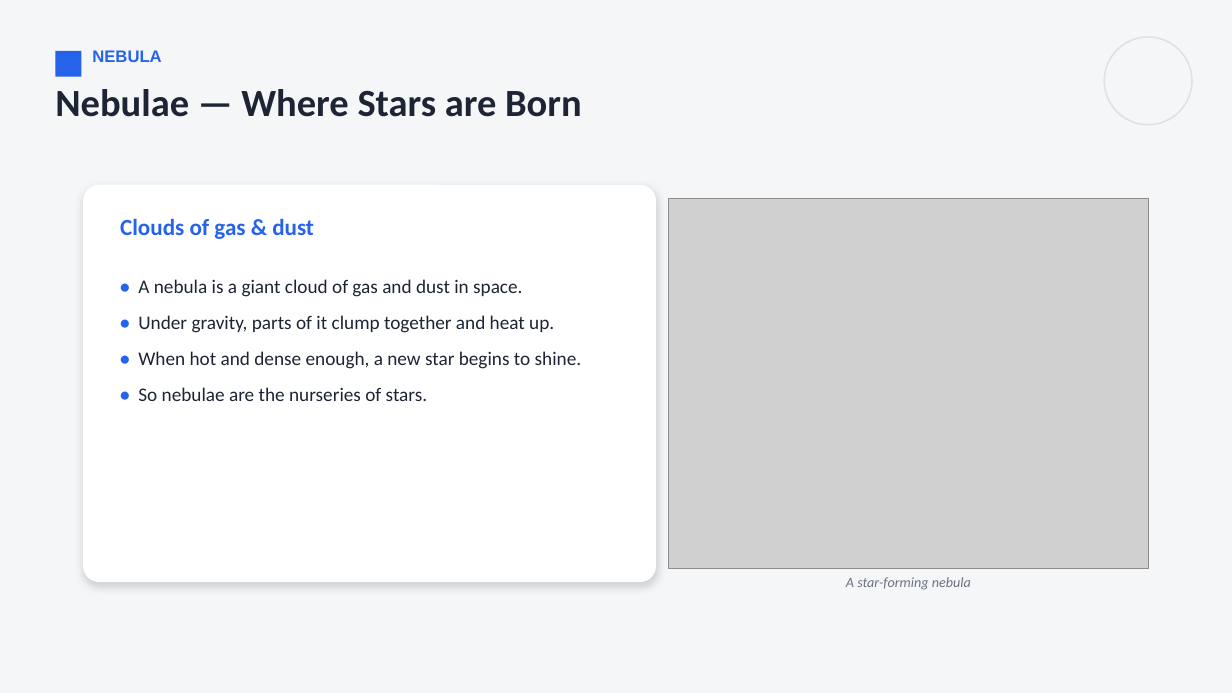
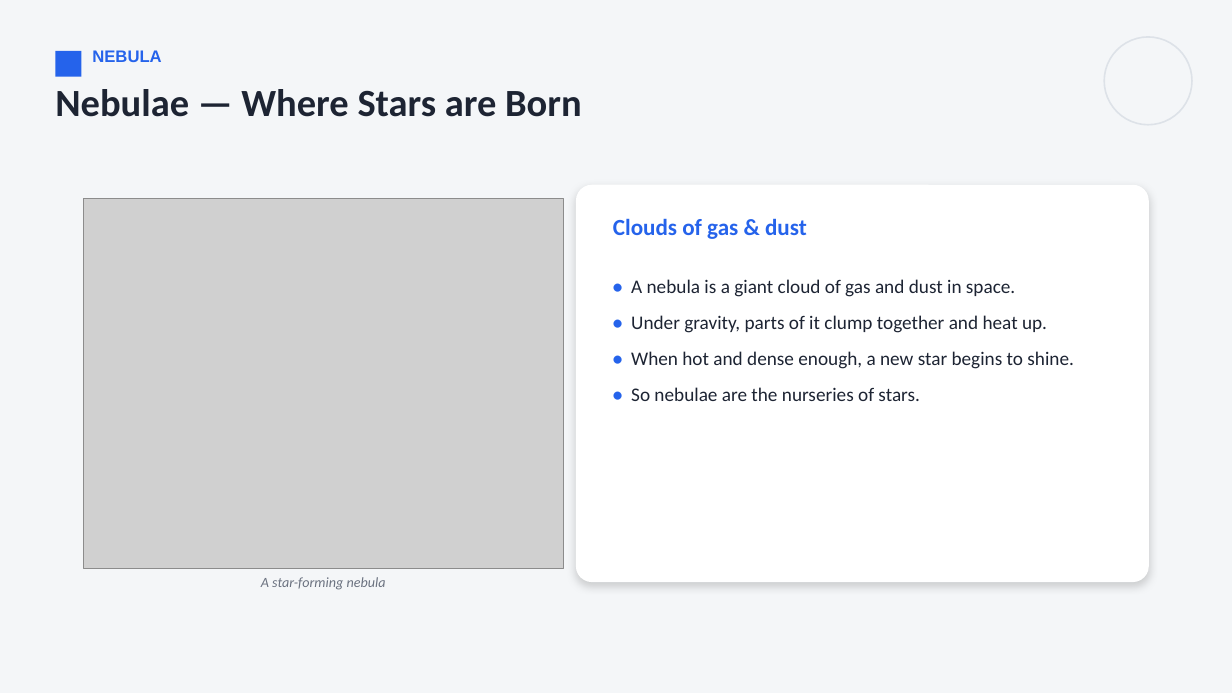
Before and after one commit to parmeshwars2911/MyFirstAR, a slide deck: slide 10 of ppt/MH_Grade07/MH07_S67_In_the_World_of_Stars.pptx (slide 6 before the commit). Drawn at 1232x693 pixels with LibreOffice and Linux fonts; fonts in the diff are those of the drawing; grey boxes stand for pictures. Boxes give left, top, right and bottom in pixels: in the first picture for what was removed or moved away, otherwise in the second. Text is boxed around its words. In the diff, an @@ line names an element or a change of style, - is before the commit and + after.

```diff
--- a/ppt/MH_Grade07/MH07_S67_In_the_World_of_Stars.pptx
+++ b/ppt/MH_Grade07/MH07_S67_In_the_World_of_Stars.pptx
@@ picture moved from (x1=668, y1=199, x2=1149, y2=568) to (x1=83, y1=199, x2=564, y2=568) @@
@@ 2 texts, 1 rounded rectangle moved together from (x1=83, y1=185, x2=656, y2=582) to (x1=576, y1=185, x2=1149, y2=582) @@
@@ text "A star-forming nebula" moved from (x1=846, y1=577, x2=971, y2=590) to (x1=261, y1=577, x2=386, y2=590) @@
```
Also in this commit, not shown: 14 slides added, 5 other files.
